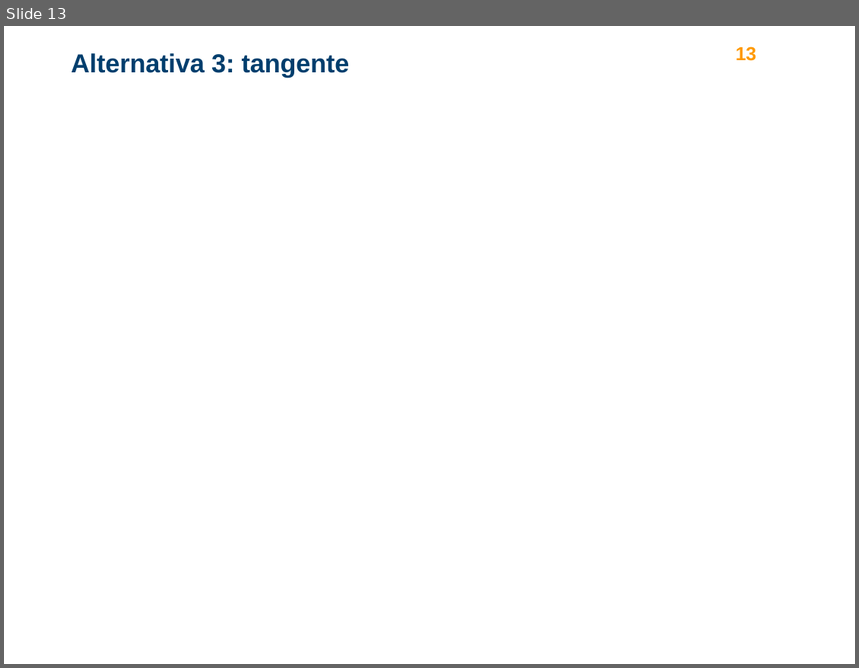
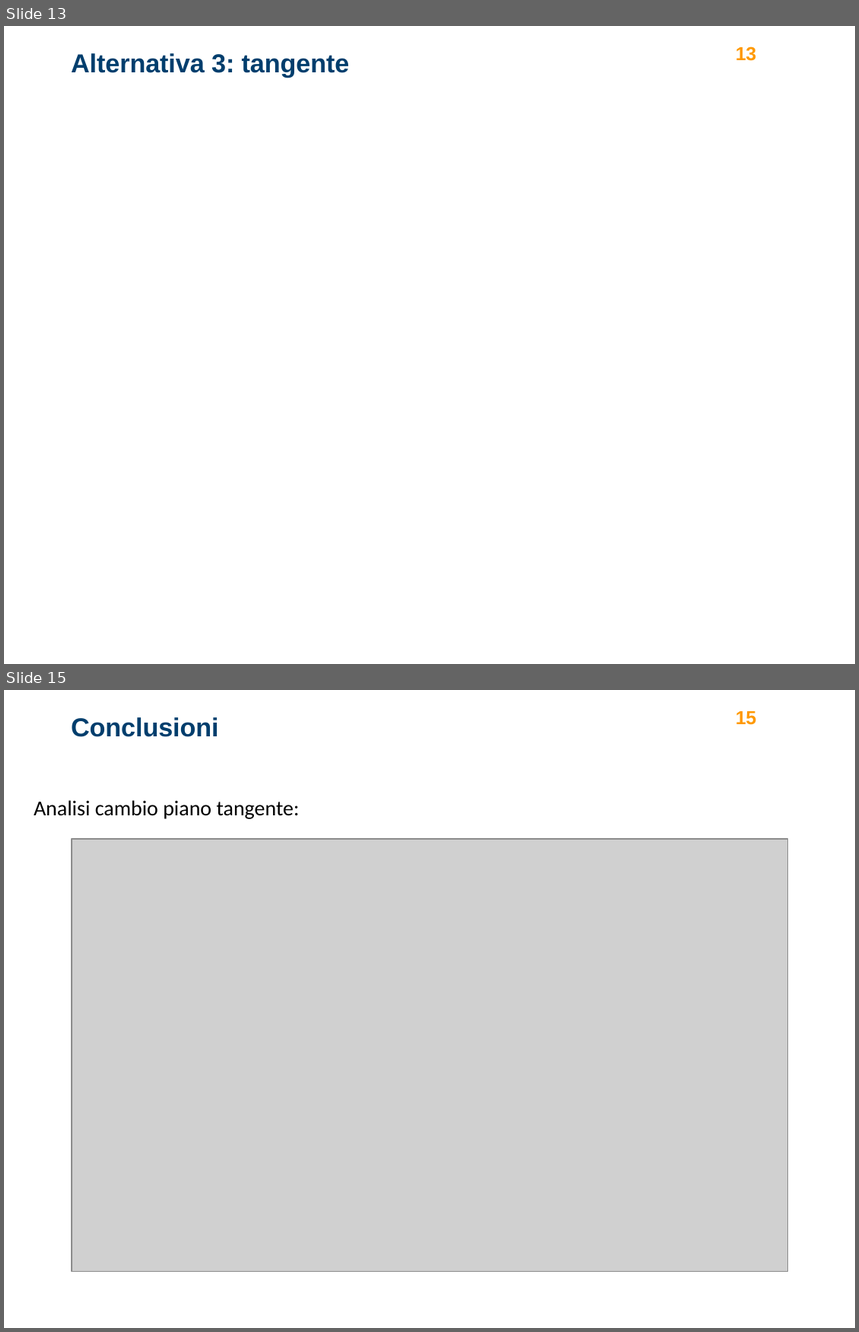
Before and after one commit to turcualexd/IAMS-progetto, a slide deck: Modelli relazione/ppt_presentazione.pptx. Shown one above the other, each under a label of ours: slide 13 before the commit, slides 13 and 15 after it; the slides between them are not shown. The pictures are 859x668 and 859x1332 pixels, drawn with LibreOffice and Linux fonts; fonts in the diff are those of the drawing; grey boxes stand for pictures; background and template pictures are left out. Boxes give left, top, right and bottom in pixels: in the first picture for what was removed or moved away, otherwise in the second. Text is boxed around its words. In the diff, an @@ line names an element or a change of style, - is before the commit and + after.

```diff
--- a/Modelli relazione/ppt_presentazione.pptx
+++ b/Modelli relazione/ppt_presentazione.pptx
@@ slide 15 added at box(4, 690, 855, 1328), background #FFFFFF @@
@@ text added at box(736, 711, 756, 725), 16 pt, text #FF9900, bold @@
+15
@@ title added at box(71, 717, 219, 737), 22 pt, text #003E6D, bold @@
+Conclusioni
@@ text added at box(34, 800, 300, 819), 18 pt, text #000000 @@
+Analisi cambio piano tangente:
@@ picture added at box(71, 839, 788, 1271) @@
```
Also in this commit, not shown: 3 slides changed, 1 other slide added.
